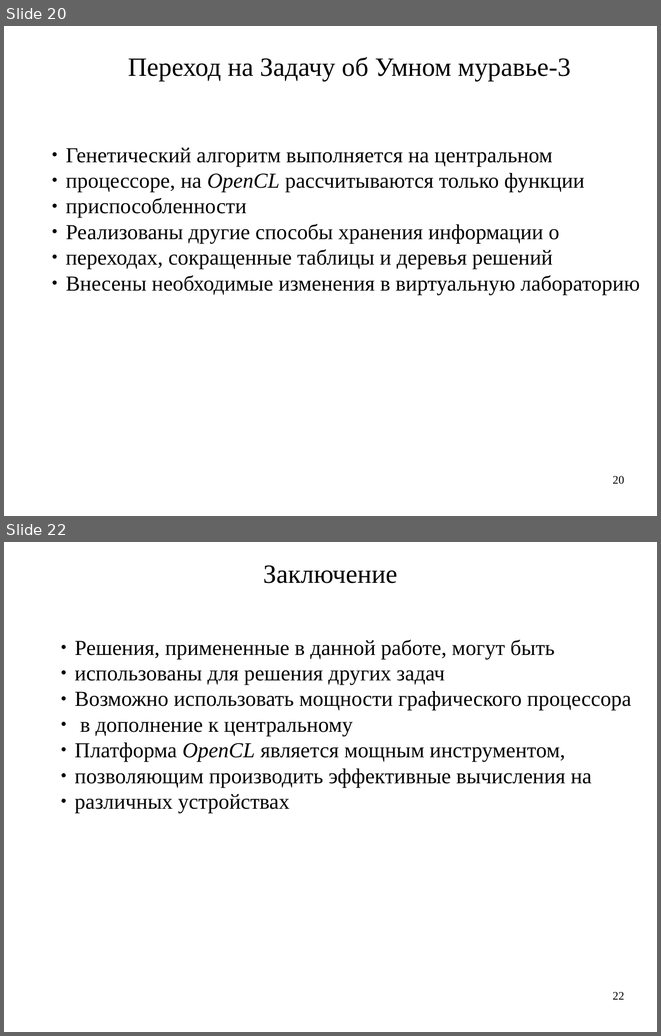
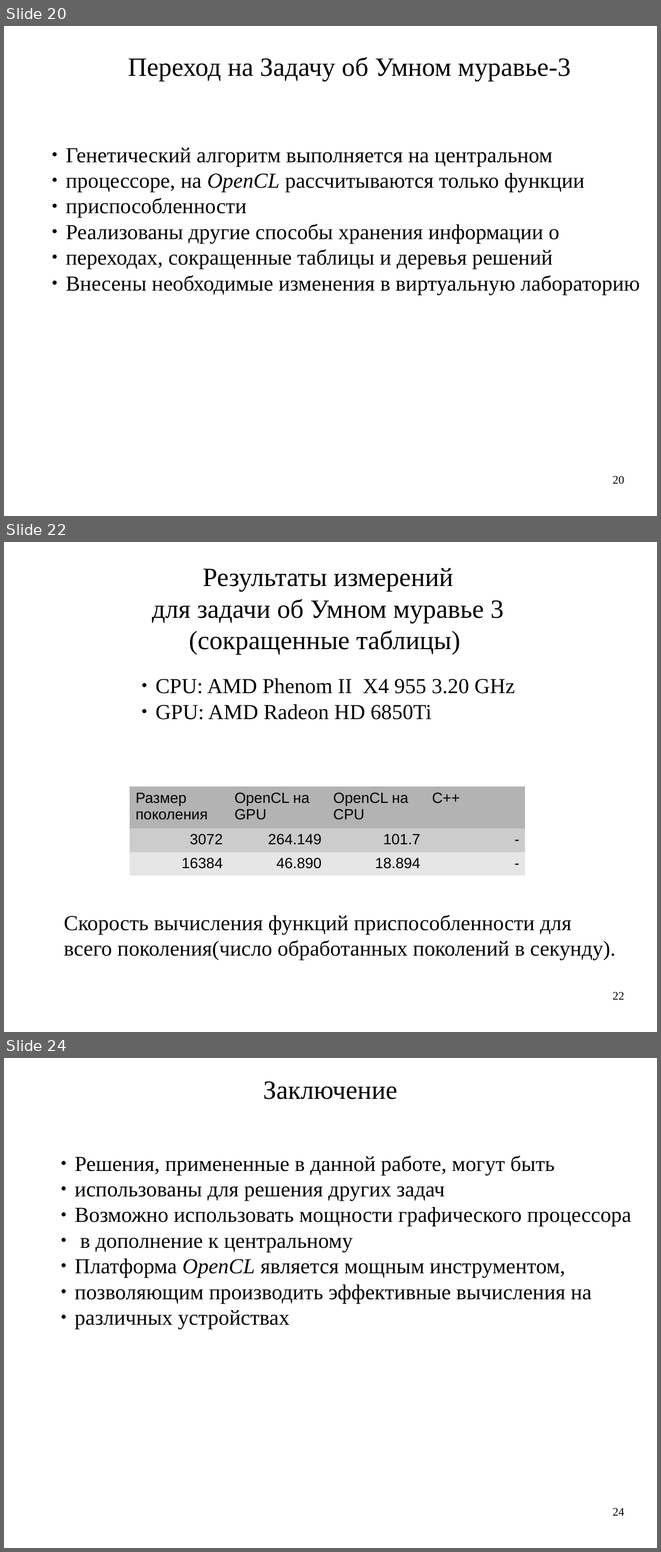
Before and after one commit to artem-bochkarev/master-work, a slide deck: Papers/PresentationKMU.odp. Shown one above the other, each under a label of ours: slides 20 and 22 before the commit, slides 20, 22 and 24 after it; the slides between them are not shown. The pictures are 661x1036 and 661x1552 pixels, drawn with LibreOffice and Linux fonts; fonts in the diff are those of the drawing. Boxes give left, top, right and bottom in pixels: in the first picture for what was removed or moved away, otherwise in the second. Text is boxed around its words. In the diff, an @@ line names an element or a change of style, - is before the commit and + after.

```diff
--- a/Papers/PresentationKMU.odp
+++ b/Papers/PresentationKMU.odp
@@ slide 22 added at (4,542,657,1032), background #FFFFFF @@
@@ text added at (152,568,504,654), 32 pt, text #000000 @@
+Результаты измерений
+для задачи об Умном муравье 3
+(сокращенные таблицы)
@@ text added at (156,678,515,720), 26 pt, text #000000 @@
+● CPU: AMD Phenom II X4 955 3.20 GHz
+● GPU: AMD Radeon HD 6850Ti
@@ table added at (130,787,526,872), 3 rows, 4 columns @@
+Размер поколения | OpenCL на GPU | OpenCL на СPU | C++
+3072 | 264.149 | 101.7 | -
+16384 | 46.890 | 18.894 | -
@@ text added at (64,915,616,960), 26 pt, text #000000 @@
+Скорость вычисления функций приспособленности для
+всего поколения(число обработанных поколений в секунду).
@@ page number added at (612,991,624,999), 14 pt, text #000000 @@
+22
@@ what was slide 22 is now slide 24 @@
@@ page number at (612,1507,624,1515): text changed @@
-22
+24
```
Also in this commit, not shown: 11 slides changed, 1 other slide added, 1 other file.
